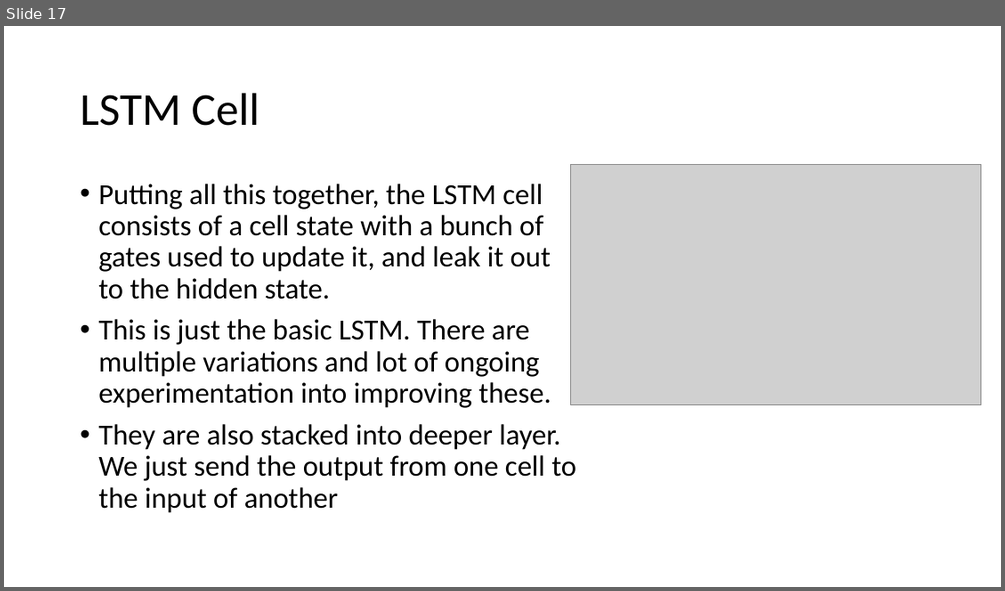
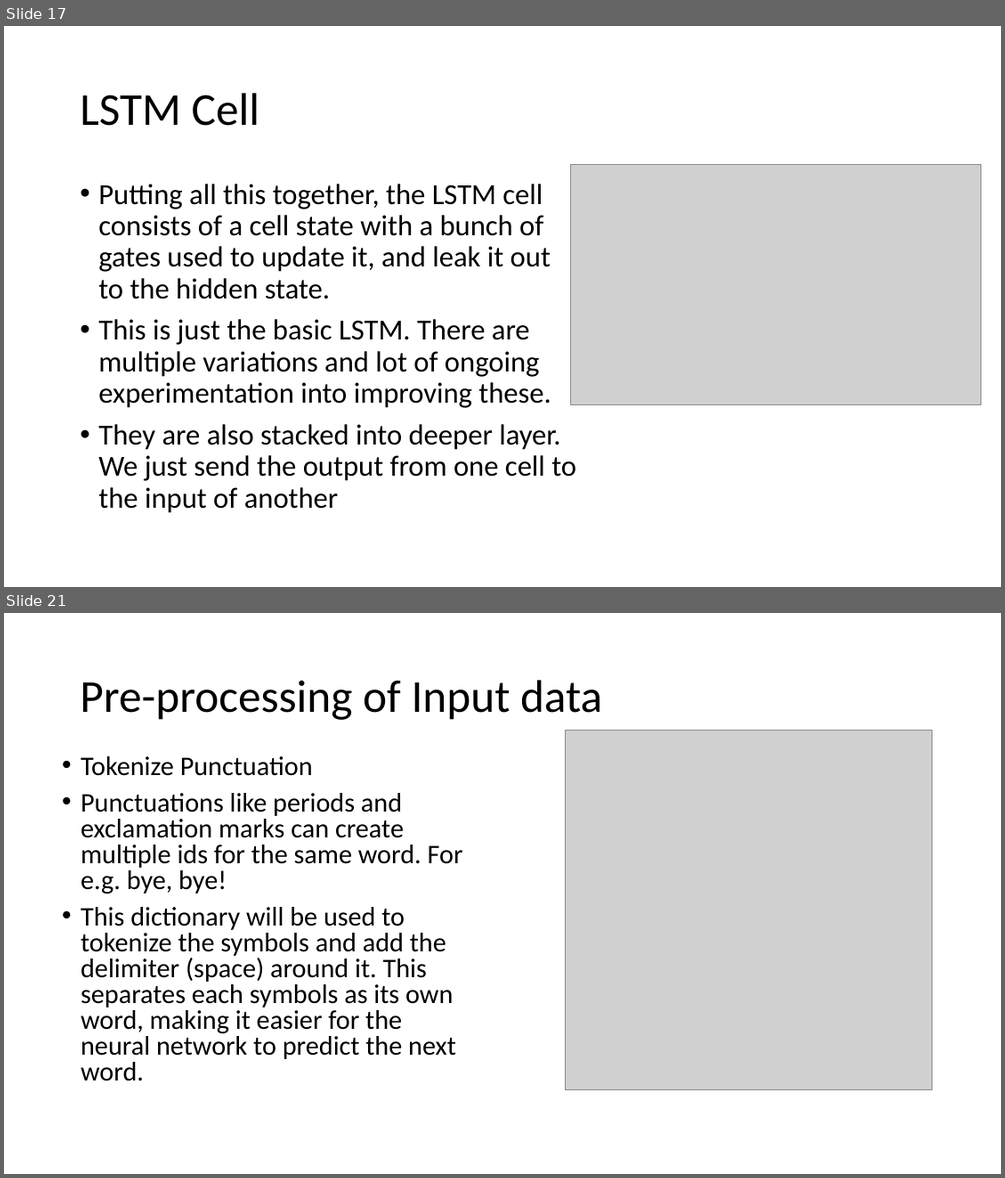
Before and after one commit to binit92/INSE-6421, a slide deck: Presentation.pptx. Shown one above the other, each under a label of ours: slide 17 before the commit, slides 17 and 21 after it; the slides between them are not shown. The pictures are 1005x591 and 1005x1178 pixels, drawn with LibreOffice and Linux fonts; fonts in the diff are those of the drawing; grey boxes stand for pictures. Boxes give left, top, right and bottom in pixels: in the first picture for what was removed or moved away, otherwise in the second. Text is boxed around its words. In the diff, an @@ line names an element or a change of style, - is before the commit and + after.

```diff
--- a/Presentation.pptx
+++ b/Presentation.pptx
@@ slide 21 added at [4, 613, 1001, 1174], background #FFFFFF @@
@@ title added at [80, 680, 602, 720], 44 pt, text #000000 @@
+Pre-processing of Input data
@@ picture added at [566, 730, 933, 1089] @@
@@ text added at [81, 756, 463, 1081], 25.9 pt, text #000000 @@
+• Tokenize Punctuation
+• Punctuations like periods and exclamation marks can create multiple ids for the same word. For e.g. bye, bye!
+• This dictionary will be used to tokenize the symbols and add the delimiter (space) around it. This separates each symbols as its own word, making it easier for the neural network to predict the next word.
```
Also in this commit, not shown: 8 slides changed, 8 other slides added, 1 slide removed.
